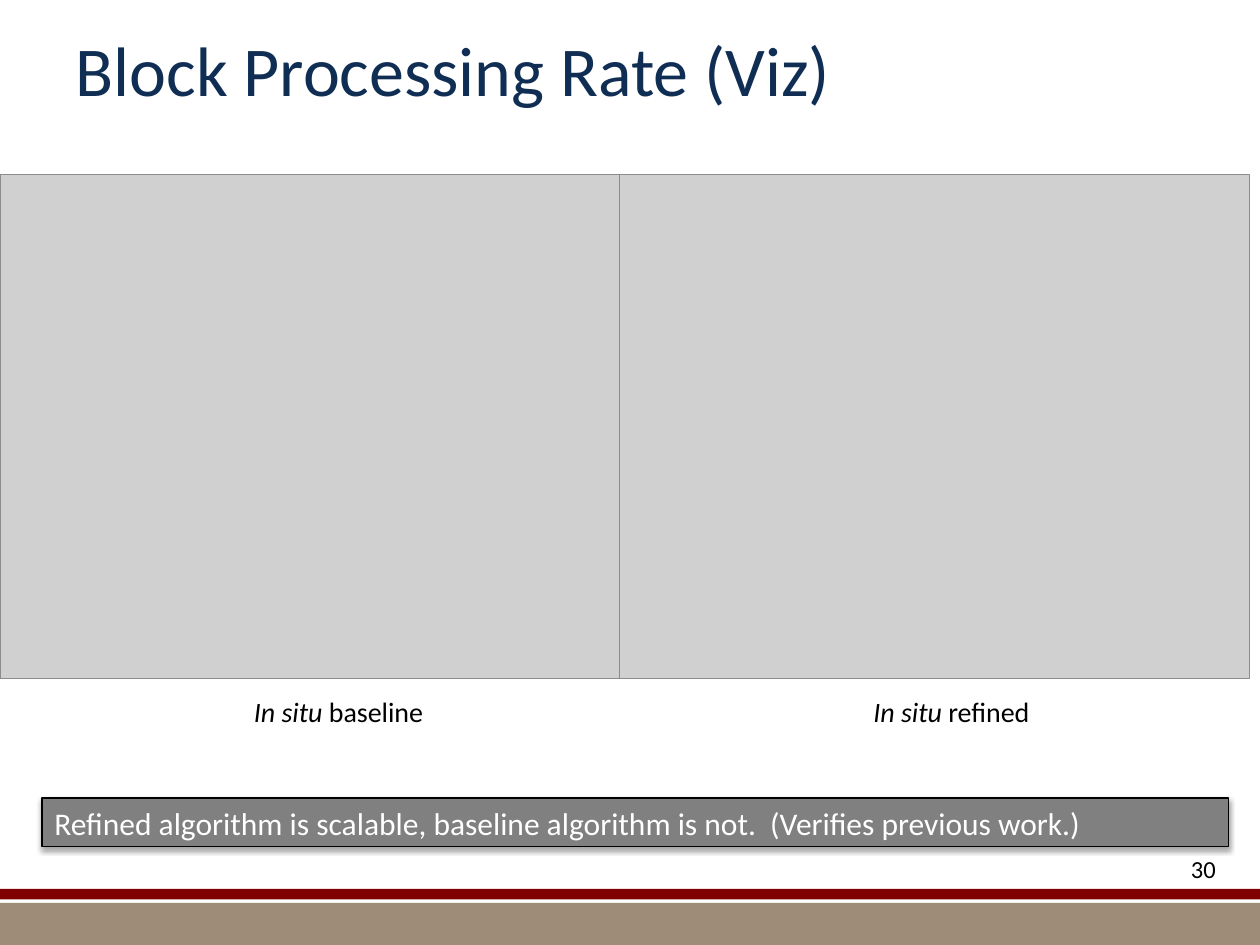
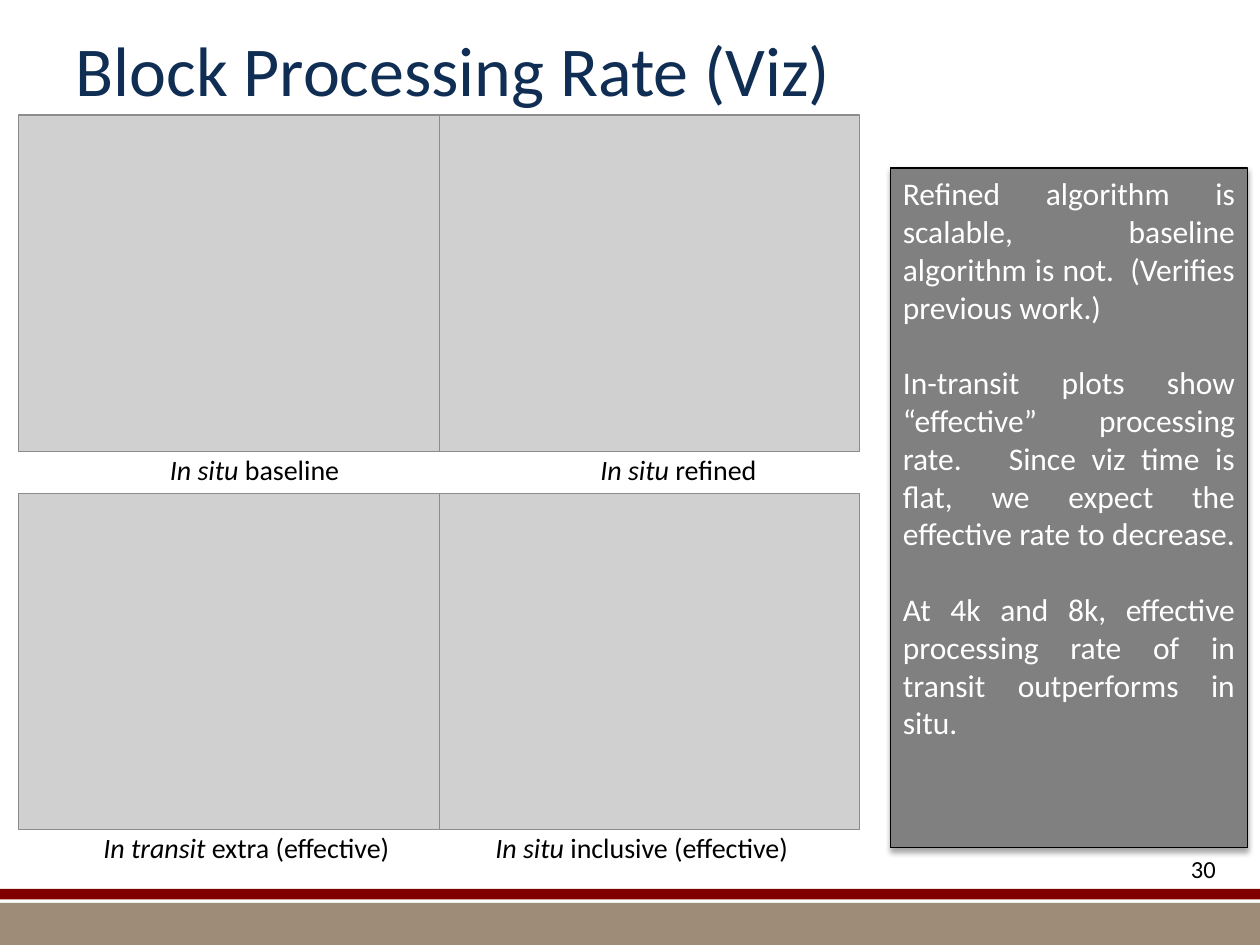
Before and after one commit to kmorel-papers/MilestoneFY13, a slide deck: slide 30 of Summary/SummarySlides.pptx. Drawn at 1260x945 pixels with LibreOffice and Linux fonts; fonts in the diff are those of the drawing; grey boxes stand for pictures; background and template pictures are left out. Boxes give left, top, right and bottom in pixels: in the first picture for what was removed or moved away, otherwise in the second. Text is boxed around its words. In the diff, an @@ line names an element or a change of style, - is before the commit and + after.

Commit message:
More changes to plots and presentation.

```diff
--- a/Summary/SummarySlides.pptx
+++ b/Summary/SummarySlides.pptx
@@ picture added at bbox=[19, 115, 440, 451] @@
@@ picture added at bbox=[440, 115, 861, 451] @@
@@ picture removed at bbox=[0, 175, 630, 679] @@
@@ picture removed at bbox=[620, 175, 1250, 679] @@
@@ rectangle "Refined algorithm is scalable, baseline ...": place and size @@
-rectangle "Refined algorithm is scalable, baseline ..." at bbox=[42, 798, 1228, 847]
+rectangle "Refined algorithm is scalable, baseline ..." at bbox=[891, 168, 1247, 848]
@@ text in rectangle at bbox=[903, 372, 1235, 734]: paragraphs added @@
+In-transit plots show “effective” processing rate. Since viz time is flat, we expect the effective rate to decrease.
+At 4k and 8k, effective processing rate of in transit outperforms in situ.
@@ text "In situ baseline": place and size @@
-text "In situ baseline" at bbox=[254, 702, 423, 723]
+text "In situ baseline" at bbox=[170, 460, 339, 481]
@@ text "In situ refined": place and size @@
-text "In situ refined" at bbox=[873, 702, 1029, 723]
+text "In situ refined" at bbox=[600, 460, 756, 481]
@@ picture added at bbox=[19, 494, 440, 830] @@
@@ picture added at bbox=[440, 494, 861, 830] @@
@@ text added at bbox=[103, 837, 390, 862], 16 pt, text #000000 @@
+In transit extra (effective)
@@ text added at bbox=[495, 837, 788, 862], 16 pt, text #000000 @@
+In situ inclusive (effective)
```
Also in this commit, not shown: 10 other slides changed, 6 other files.
